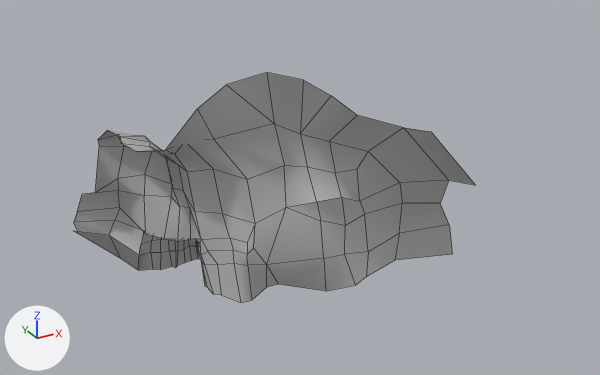
Before and after pictures for a commit that changed the FBX model Assets/Graphical Assets/Meshes/Walls & Terrain/terrain_wall2.fbx.
Rendered twice from a 50 mm lens placed at (-0.944, 1.866, 0.841), pointed at (-0.458, 2.749, 0.399). The lights are fixed; the arrows at lower left show +X, +Y and +Z. Mesh edges are drawn as thin lines. Where no turn or scale is listed for an object, it has been applied to the vertices.

Objects in the first picture: 'terrain_wall_2:Mesh'.
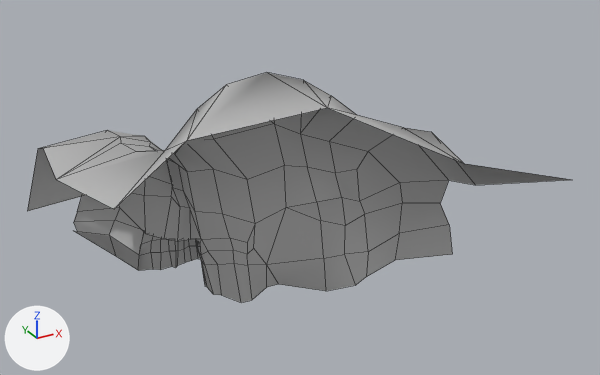
The edits, one by one:
me_mesh is used by ob_terrain_wall_2_mesh; location (0.0, 0.0, 0.0).
Verts and faces of me_mesh; kept vertices keep their numbers, new ones are numbered from 224.
Before the commit, vertices of me_mesh: 20 (-0.646, 2.973, 0.236) at pixel (120, 258).
me_mesh had 224 vertices, 202 faces and spanned x -0.713..-0.214, y 2.668..2.998, z 0.232..0.551.
me_mesh now has 233 vertices, 220 faces and spans x -0.781..-0.197, y 2.529..2.998, z 0.232..0.554.
Part 1, on me_mesh:
9 vertices are added at x -0.781..-0.197, y 2.529..2.905, z 0.374..0.554.
18 new faces join them.
Part 2, on me_mesh:
Vertex 20 moves to (-0.653, 2.97, 0.243), pixel (115, 256).

Where the change shows, as pixel boxes (x1, y1, x2, y2) in the pictures (600 x 375 px; the box of a moved part takes in the faces that stretch with it):
'terrain_wall_2:Mesh', reshaped (36% wider)
    before: (74, 73, 475, 303)
    after: (27, 73, 571, 303)
part 1 of me_mesh, added
    after: (27, 73, 571, 211)
part 2 of me_mesh, moved or reshaped
    both: (75, 231, 139, 270)
